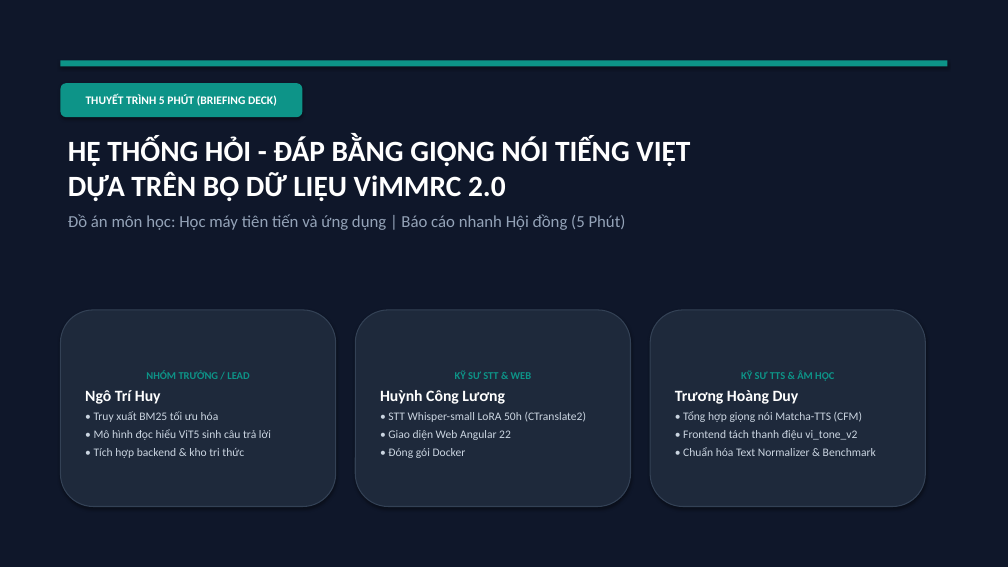
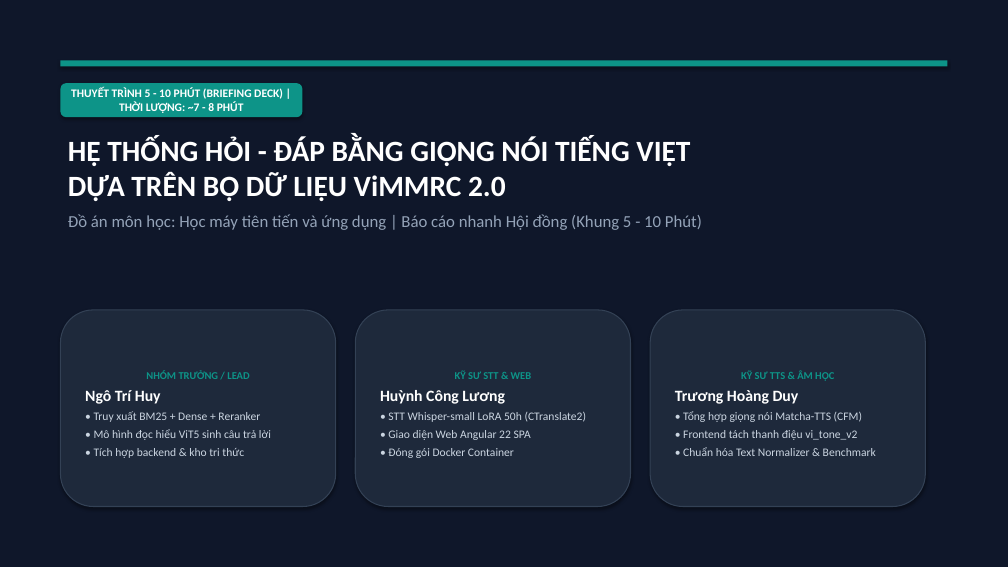
Before and after one commit to ngohuy04022000/vimmrc-qa-voice, a slide deck: slide 1 of docs/ViMMRC_Presentation_5min.pptx. Drawn at 1008x567 pixels with LibreOffice and Linux fonts; fonts in the diff are those of the drawing. Boxes give left, top, right and bottom in pixels: in the first picture for what was removed or moved away, otherwise in the second. Text is boxed around its words. In the diff, an @@ line names an element or a change of style, - is before the commit and + after.

```diff
--- a/docs/ViMMRC_Presentation_5min.pptx
+++ b/docs/ViMMRC_Presentation_5min.pptx
@@ text in rounded rectangle at (71,88,283,113): text changed @@
-THUYẾT TRÌNH 5 PHÚT (BRIEFING DECK)
+THUYẾT TRÌNH 5 - 10 PHÚT (BRIEFING DECK) | THỜI LƯỢNG: ~7 - 8 PHÚT
@@ text at (68,214,702,230): text changed @@
-Đồ án môn học: Học máy tiên tiến và ứng dụng | Báo cáo nhanh Hội đồng (5 Phút)
+Đồ án môn học: Học máy tiên tiến và ứng dụng | Báo cáo nhanh Hội đồng (Khung 5 - 10 Phút)
@@ text in rounded rectangle at (94,411,260,422): text changed @@
-• Truy xuất BM25 tối ưu hóa
+• Truy xuất BM25 + Dense + Reranker
@@ text in rounded rectangle at (388,430,531,458): text changed @@
-• Giao diện Web Angular 22
-• Đóng gói Docker
+• Giao diện Web Angular 22 SPA
+• Đóng gói Docker Container
```
Also in this commit, not shown: 5 other slides changed, 17 other files.
